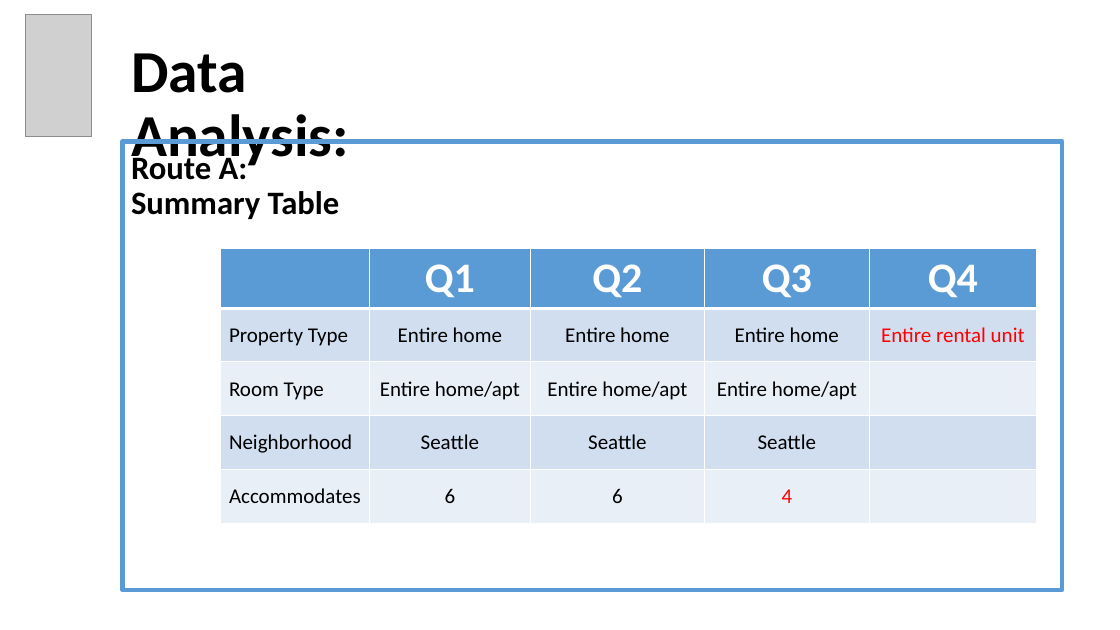
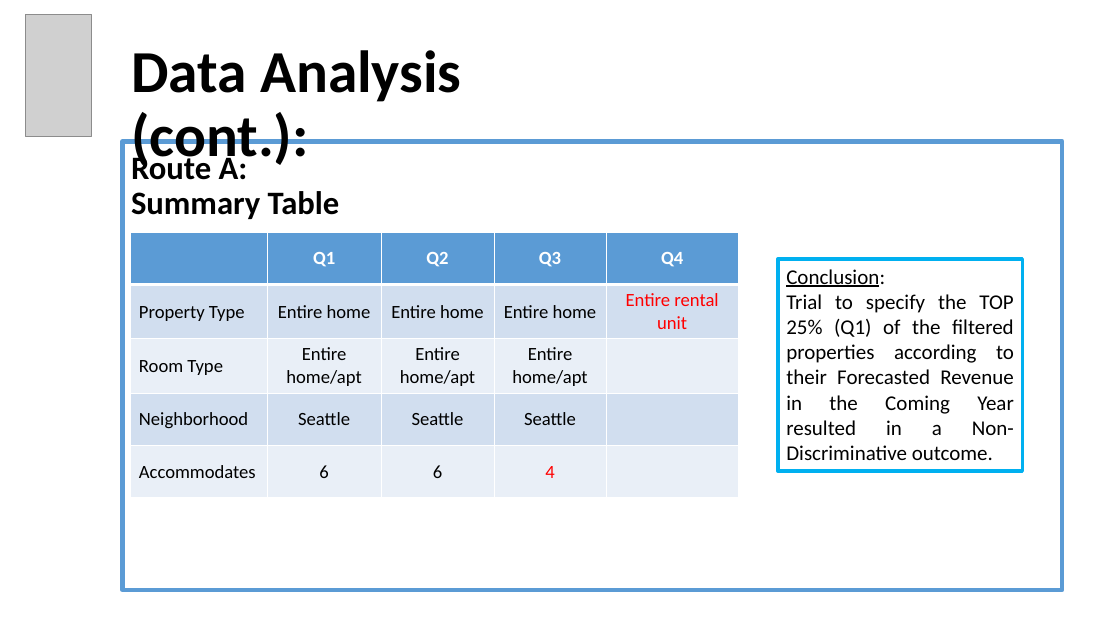
Before and after one commit to EyalVultz/Fianl-Project-Data-Analyst-Program-Hebrew-University-of-Jerusalem-Class-4-Group-2, a slide deck: slide 11 of Final Project Data Analyst Program Hebrew University of Jerusalem Class No. 4 Group 2.pptx. Drawn at 1120x630 pixels with LibreOffice and Linux fonts; fonts in the diff are those of the drawing; grey boxes stand for pictures. Boxes give left, top, right and bottom in pixels: in the first picture for what was removed or moved away, otherwise in the second. Text is boxed around its words. In the diff, an @@ line names an element or a change of style, - is before the commit and + after.

```diff
--- a/Final Project Data Analyst Program Hebrew University of Jerusalem Class No. 4 Group 2.pptx
+++ b/Final Project Data Analyst Program Hebrew University of Jerusalem Class No. 4 Group 2.pptx
@@ title at bbox=[131, 50, 462, 171]: text changed @@
-Data Analysis:
+Data Analysis (cont.):
@@ table at bbox=[130, 232, 738, 497] @@
@@ size 36 to 16 pt in "Q1", "Q2", "Q3", "Q4" @@
@@ size 18 to 16 pt @@
@@ table: place and size @@
-table at bbox=[221, 249, 1038, 523]
+table at bbox=[130, 232, 738, 497]
@@ rectangle added at bbox=[778, 259, 1023, 471], outline #00B0F0 3 pt, 18 pt, text #000000 @@
+Conclusion:
+Trial to specify the TOP 25% (Q1) of the filtered properties according to their Forecasted Revenue in the Coming Year resulted in a Non-Discriminative outcome.
```
Also in this commit, not shown: 11 other slides changed.
